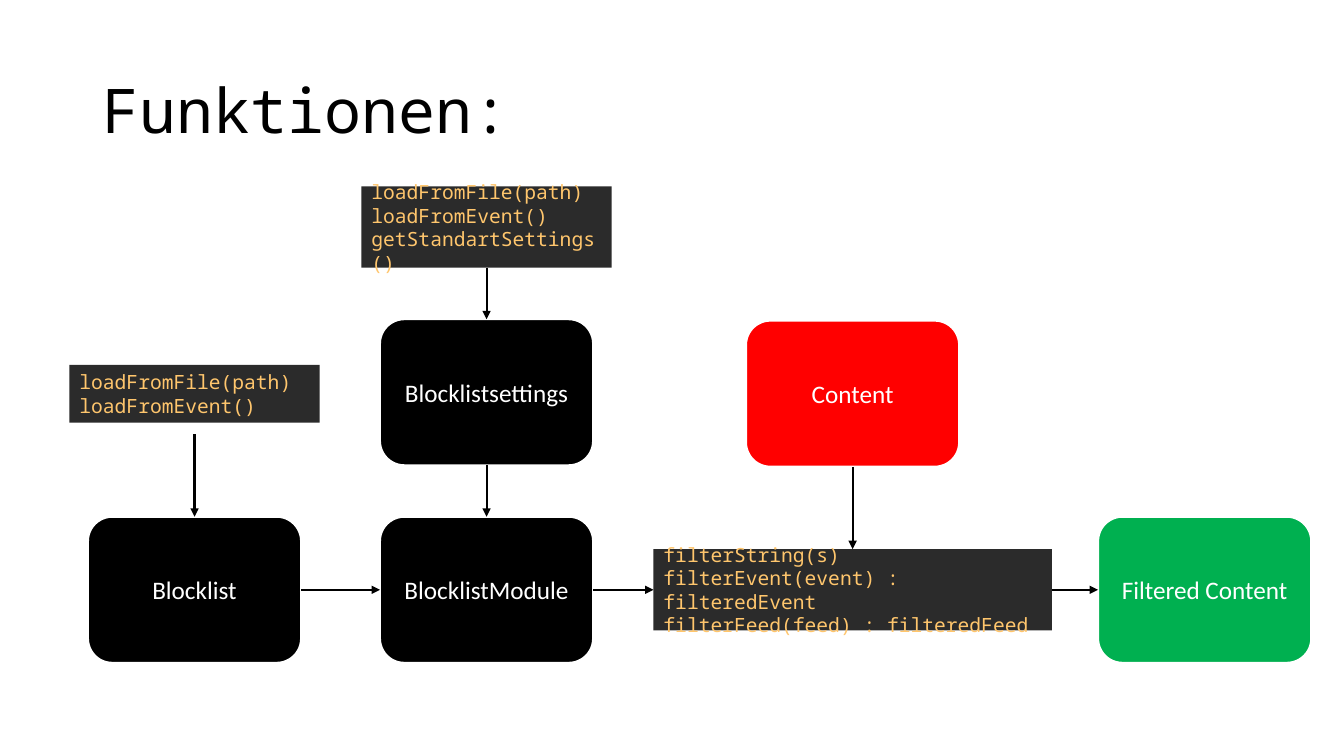
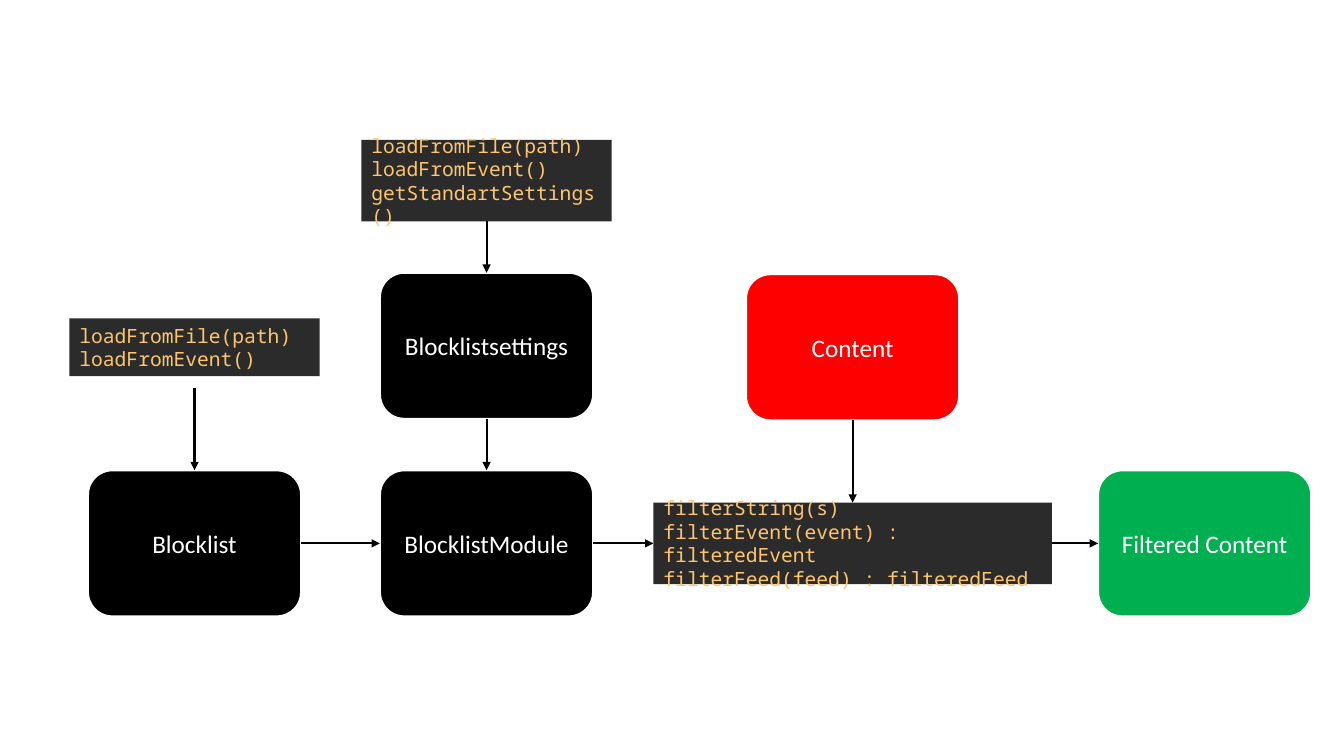
Before and after one commit to cn-uofbasel/BACnet, a slide deck: slide 3 of 21-fs-ias-lec/groups/12-blocklist/presentation/Blocklisten2.pptx (slide 2 before the commit). Drawn at 1344x756 pixels with LibreOffice and Linux fonts; fonts in the diff are those of the drawing. Boxes give left, top, right and bottom in pixels: in the first picture for what was removed or moved away, otherwise in the second. Text is boxed around its words. In the diff, an @@ line names an element or a change of style, - is before the commit and + after.

```diff
--- a/21-fs-ias-lec/groups/12-blocklist/presentation/Blocklisten2.pptx
+++ b/21-fs-ias-lec/groups/12-blocklist/presentation/Blocklisten2.pptx
@@ title removed at (102, 86, 509, 134) @@
-Funktionen:
@@ 7 arrows, 5 rounded rectangles, 3 rectangles: place and size @@
-7 arrows, 5 rounded rectangles, 3 rectangles at (70, 187, 1312, 663)
+7 arrows, 5 rounded rectangles, 3 rectangles at (70, 140, 1312, 617)
```
Also in this commit, not shown: 2 slides added, 11 other files.
